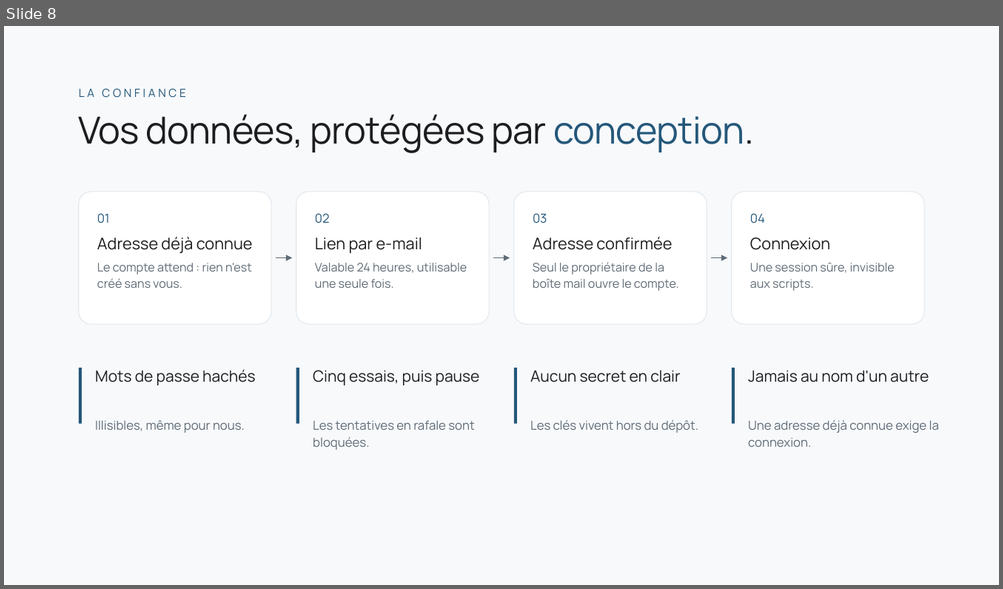
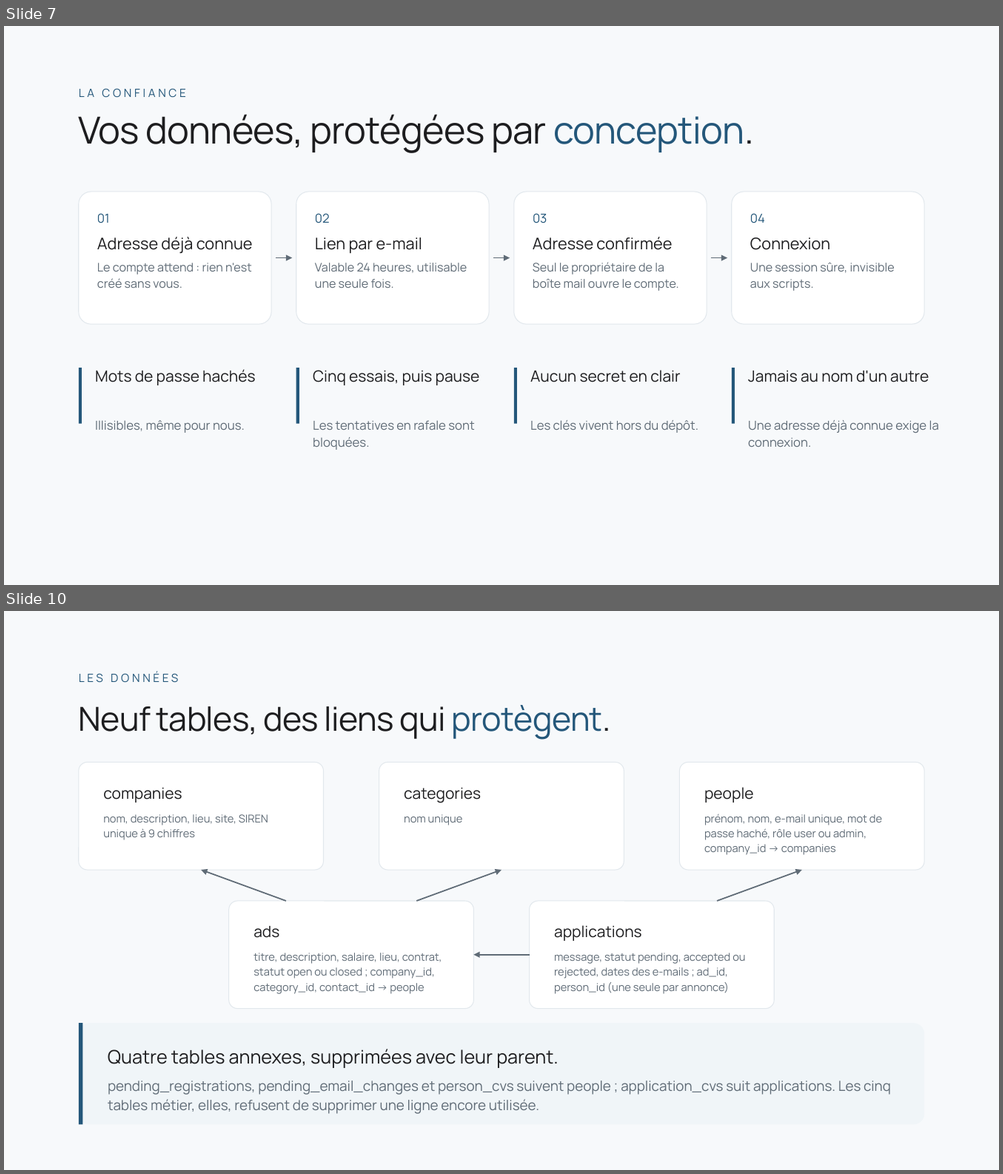
Before and after one commit to Yohan-AVRONSART/Projets, a slide deck: docs/YIA_Jobs_soutenance.pptx. Shown one above the other, each under a label of ours: slide 8 before the commit, slides 7 and 10 after it; the slides between them are not shown. The pictures are 1003x589 and 1003x1174 pixels, drawn with LibreOffice and Linux fonts; fonts in the diff are those of the drawing. Boxes give left, top, right and bottom in pixels: in the first picture for what was removed or moved away, otherwise in the second. Text is boxed around its words. In the diff, an @@ line names an element or a change of style, - is before the commit and + after.

Commit message:
Support de soutenance : stack, architecture, données, organisation, méthode, difficultés

```diff
--- a/docs/YIA_Jobs_soutenance.pptx
+++ b/docs/YIA_Jobs_soutenance.pptx
@@ slide 10 added at (4, 611, 999, 1170), background #F7F9FB @@
@@ text added at (79, 672, 178, 683), 11 pt, text #24577A @@
+LES DONNÉES
@@ text added at (79, 705, 611, 739), 32 pt, text #1D1D1F @@
+Neuf tables, des liens qui protègent.
@@ rounded rectangle added at (79, 763, 324, 870), fill #FFFFFF, outline #E2E8ED 0.75 pt @@
@@ rounded rectangle added at (379, 763, 624, 870), fill #FFFFFF, outline #E2E8ED 0.75 pt @@
@@ rounded rectangle added at (679, 763, 924, 870), fill #FFFFFF, outline #E2E8ED 0.75 pt @@
@@ text added at (103, 787, 182, 803), 15 pt, text #1D1D1F @@
+companies
@@ text added at (404, 787, 481, 803), 15 pt, text #1D1D1F @@
+categories
@@ text added at (704, 787, 754, 803), 15 pt, text #1D1D1F @@
+people
@@ text added at (103, 815, 268, 840), 10.5 pt, text #5F6B76 @@
+nom, description, lieu, site, SIREN unique à 9 chiffres
@@ text added at (404, 815, 463, 826), 10.5 pt, text #5F6B76 @@
+nom unique
@@ text added at (704, 815, 882, 855), 10.5 pt, text #5F6B76 @@
+prénom, nom, e-mail unique, mot de passe haché, rôle user ou admin, company_id → companies
@@ arrow added from (286, 901) to (201, 870), #5F6B76 1.25 pt @@
@@ arrow added from (417, 901) to (502, 870), #5F6B76 1.25 pt @@
@@ arrow added from (717, 901) to (802, 870), #5F6B76 1.25 pt @@
@@ rounded rectangle added at (228, 901, 473, 1008), fill #FFFFFF, outline #E2E8ED 0.75 pt @@
@@ rounded rectangle added at (529, 901, 774, 1008), fill #FFFFFF, outline #E2E8ED 0.75 pt @@
@@ text added at (253, 926, 279, 938), 15 pt, text #1D1D1F @@
+ads
@@ text added at (554, 925, 642, 941), 15 pt, text #1D1D1F @@
+applications
@@ text added at (253, 953, 442, 994), 10.5 pt, text #5F6B76 @@
+titre, description, salaire, lieu, contrat, statut open ou closed ; company_id, category_id, contact_id → people
@@ arrow added from (529, 955) to (473, 955), #5F6B76 1.25 pt @@
@@ text added at (554, 953, 745, 994), 10.5 pt, text #5F6B76 @@
+message, statut pending, accepted ou rejected, dates des e-mails ; ad_id, person_id (une seule par annonce)
@@ rounded rectangle added at (79, 1024, 924, 1125), fill #F0F5F8 @@
@@ rectangle added at (79, 1024, 83, 1125), fill #24577A @@
@@ text added at (108, 1049, 558, 1068), 18 pt, text #1D1D1F @@
+Quatre tables annexes, supprimées avec leur parent.
@@ text added at (108, 1081, 891, 1114), 13.5 pt, text #5F6B76 @@
+pending_registrations, pending_email_changes et person_cvs suivent people ; application_cvs suit applications. Les cinq tables métier, elles, refusent de supprimer une ligne encore utilisée.
@@ what was slide 8 is now slide 7 @@
```
Also in this commit, not shown: 5 other slides added, 2 slides removed, 1 other file.
